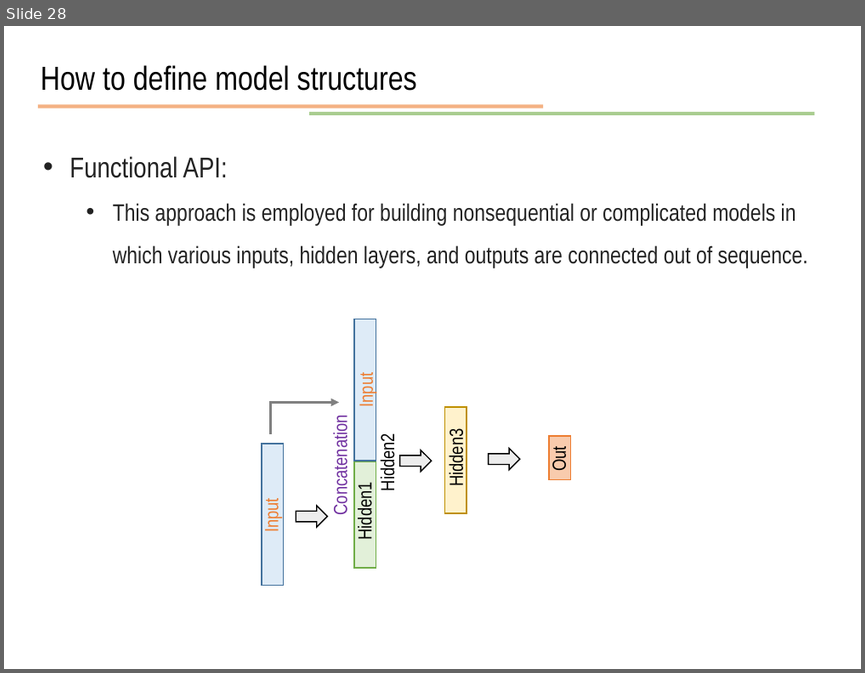
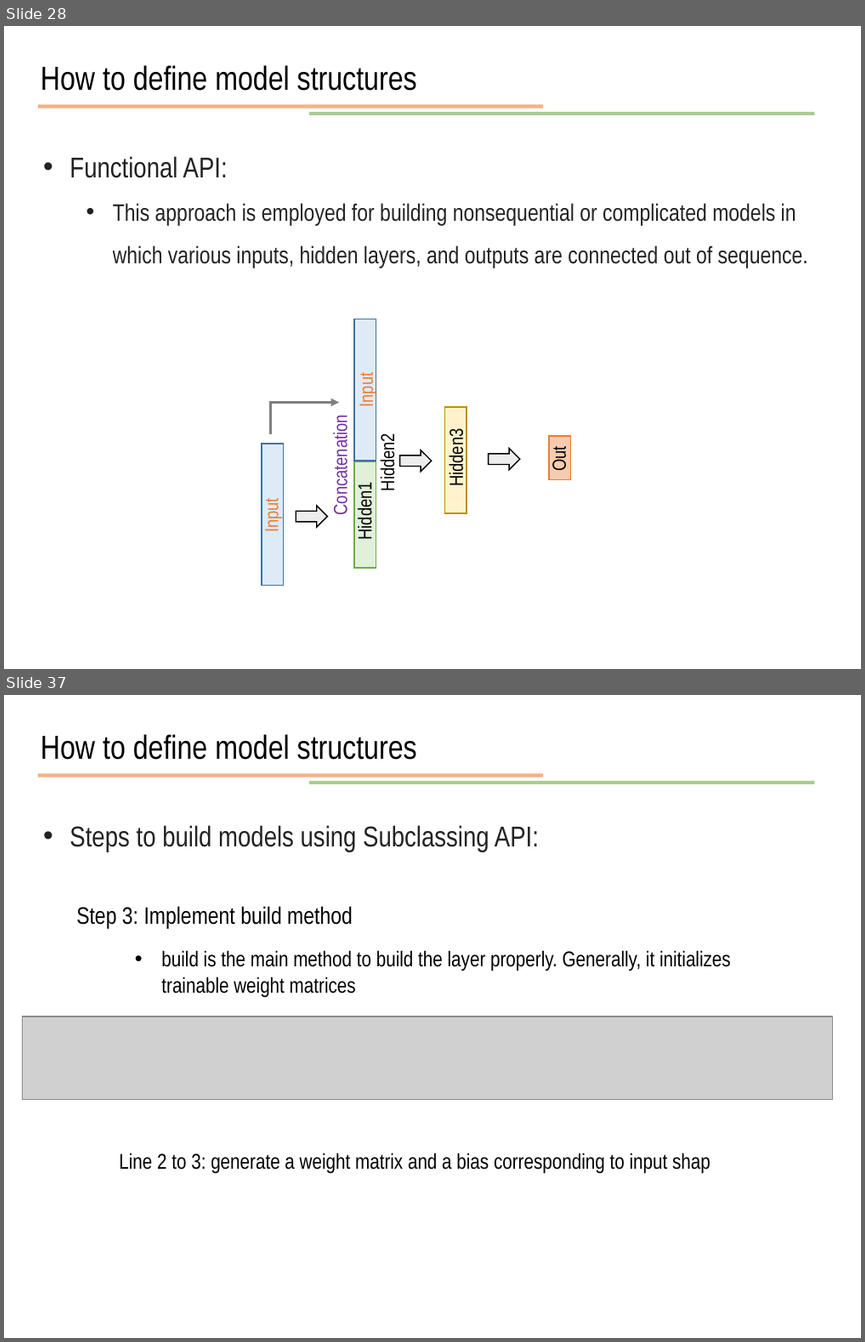
Before and after one commit to JunetaeKim/DeepLearningClass, a slide deck: Week9/week9 Introduction to tensorflow.pptx. Shown one above the other, each under a label of ours: slide 28 before the commit, slides 28 and 37 after it; the slides between them are not shown. The pictures are 865x673 and 865x1342 pixels, drawn with LibreOffice and Linux fonts; fonts in the diff are those of the drawing; grey boxes stand for pictures. Boxes give left, top, right and bottom in pixels: in the first picture for what was removed or moved away, otherwise in the second. Text is boxed around its words. In the diff, an @@ line names an element or a change of style, - is before the commit and + after.

```diff
--- a/Week9/week9 Introduction to tensorflow.pptx
+++ b/Week9/week9 Introduction to tensorflow.pptx
@@ slide 37 added at (4, 695, 861, 1338), background #FFFFFF @@
@@ text added at (41, 734, 417, 760), 28 pt, text #000000 @@
+How to define model structures
@@ line added from (38, 776) to (543, 776), #ED7D31 3 pt @@
@@ line added from (309, 783) to (815, 783), #70AD47 3 pt @@
@@ text added at (69, 825, 539, 851), 24 pt, text #222222 @@
+• Steps to build models using Subclassing API:
@@ text added at (76, 906, 352, 929), 20 pt, text #000000 @@
+Step 3: Implement build method
@@ text added at (161, 950, 731, 998), 18 pt, text #000000 @@
+• build is the main method to build the layer properly. Generally, it initializes trainable weight matrices
@@ picture added at (23, 1016, 833, 1099) @@
@@ text added at (119, 1152, 710, 1174), 18 pt, text #000000 @@
+Line 2 to 3: generate a weight matrix and a bias corresponding to input shap
```
Also in this commit, not shown: 3 slides changed, 11 other slides added, 1 other file.
